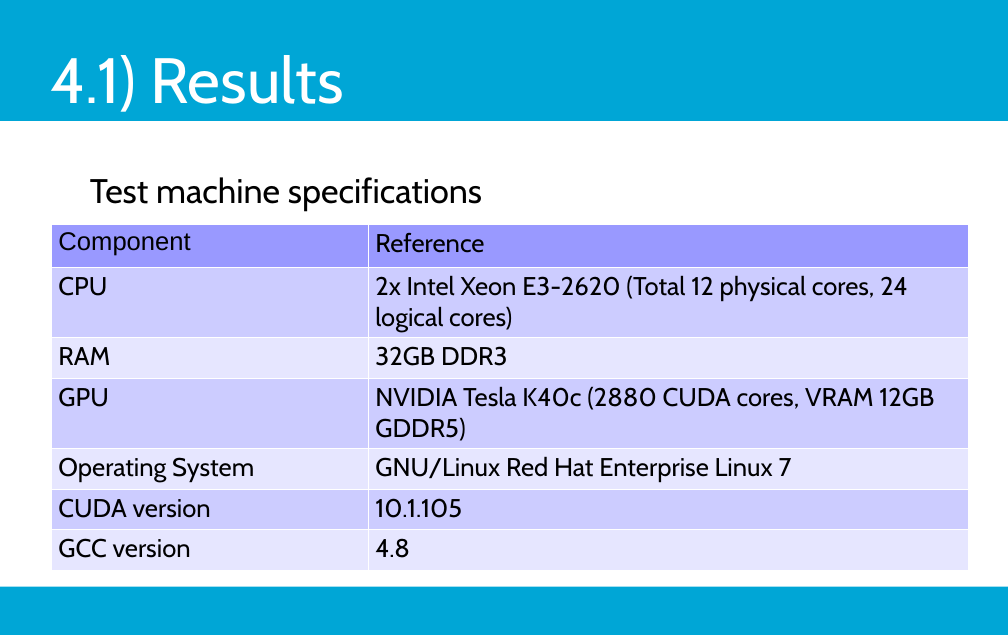
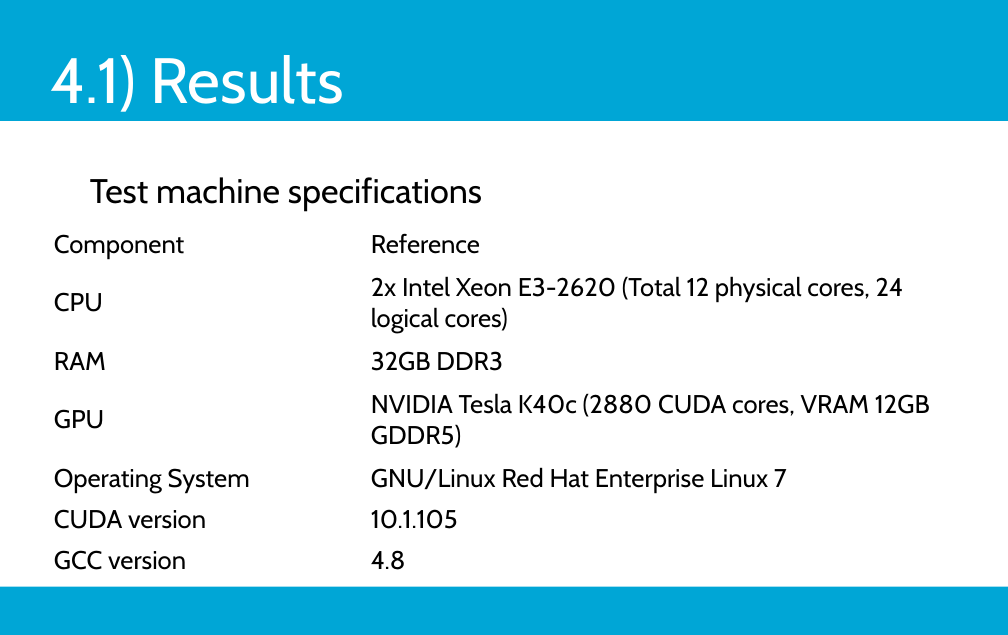
Before and after one commit to j-levy/master_thesis_overleaf, a slide deck: slide 22 of master_thesis_bwa-gasal2-master/vivid-tudelft.odp. Drawn at 1008x635 pixels with LibreOffice and Linux fonts; fonts in the diff are those of the drawing; background and template pictures are left out. Boxes give left, top, right and bottom in pixels: in the first picture for what was removed or moved away, otherwise in the second. Text is boxed around its words. In the diff, an @@ line names an element or a change of style, - is before the commit and + after.

```diff
--- a/master_thesis_bwa-gasal2-master/vivid-tudelft.odp
+++ b/master_thesis_bwa-gasal2-master/vivid-tudelft.odp
@@ table at (51, 224, 968, 574) @@
@@ fill #9999FF to none in row 1 @@
@@ fill #CCCCFF to none in 6 cells @@
@@ fill #E6E6FF to none in 6 cells @@
@@ font Arial to Cabin in "Component" @@
@@ borders changed @@
```
Also in this commit, not shown: 8 other slides changed, 1 slide added, 2 other files.
